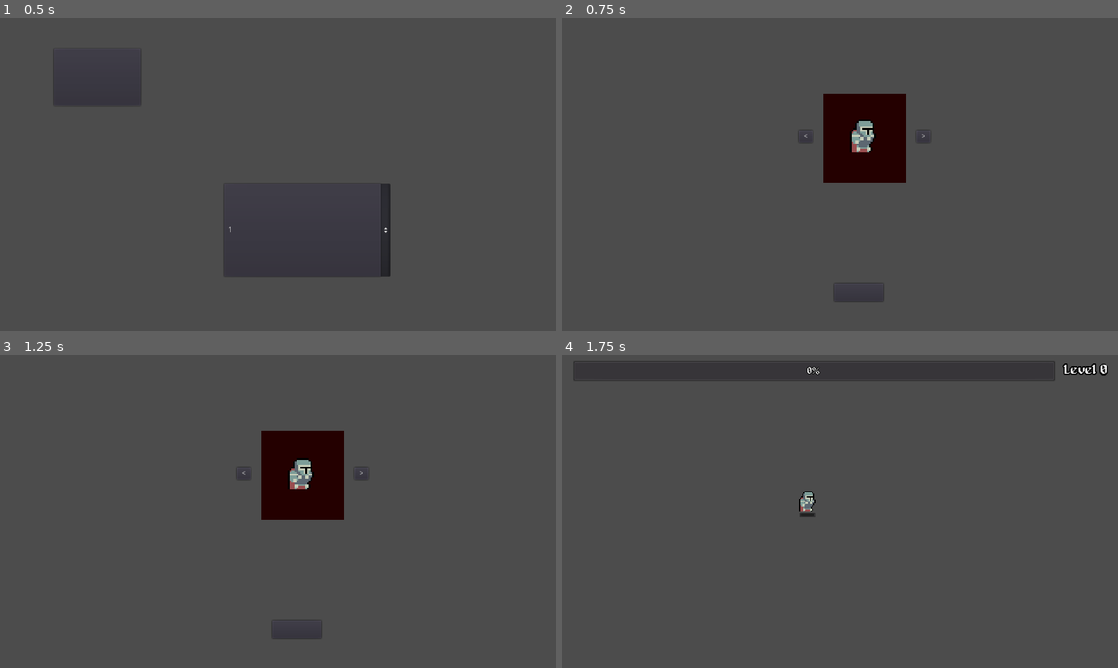
Above: before the commit, frames 1-4 (two rows, left to right).
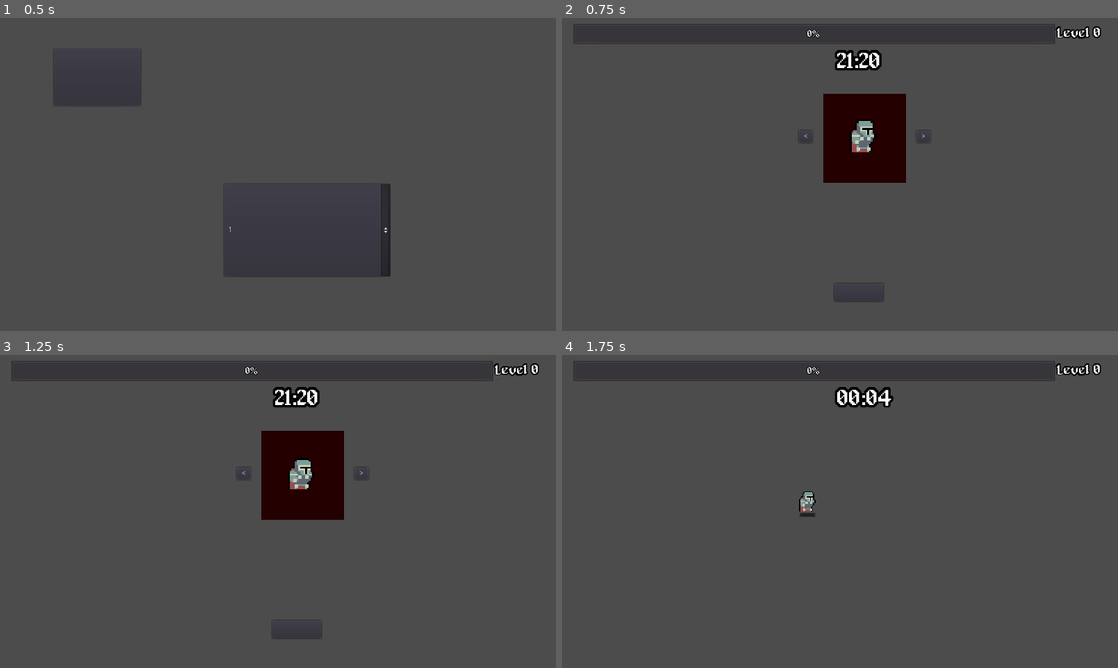
Above: after the commit, the same moments.

Repository: Fleyvera/GoblinHunter
Game: Godot game, scene res://Scenes/Menu.tscn
Two runs of this game, one before a commit and one after it. Both use one fixed random seed, a clock stepped at 60 frames per second and the inputs below. The engine's default icon, where the game draws it, is replaced by a stand-in: a white triangle on a blue panel in a dark square.
Inputs (mouse positions are in pixels of both pictures, inside the frame that each line leads up to):
- Up to frame 1 (0.5 s): no input
- Up to frame 2 (0.75 s): click (662, 77) at 0.5 s
- Up to frame 3 (1.25 s): no input
- Up to frame 4 (1.75 s): click (856, 630) at 1.25 s

Frame 1 is identical in both runs. In frame 2, 1.2% of the frame differs, in the area x 2-97%, y 2-17%; in frame 3, 1.2%; in frame 4, 0.8%.

Commit message:
Add files via upload

Diff:
--- a/Prefabs/BulletsPool.tscn
+++ b/Prefabs/BulletsPool.tscn
@@ -51,6 +51,12 @@
 [node name="AnimatedSprite" type="AnimatedSprite" parent="MagicBall"]
 frames = SubResource( 14 )
 animation = "Idle"
+frame = 1
 playing = true
 
+[node name="DeleteTimer" type="Timer" parent="MagicBall"]
+wait_time = 3.0
+autostart = true
+
 [connection signal="area_entered" from="MagicBall/DamageArea2D" to="MagicBall" method="_on_DamageArea2D_area_entered"]
+[connection signal="timeout" from="MagicBall/DeleteTimer" to="MagicBall" method="_on_DeleteTimer_timeout"]
--- a/Prefabs/CharacterPool.tscn
+++ b/Prefabs/CharacterPool.tscn
@@ -316,7 +316,7 @@
 position = Vector2( 0, -8 )
 frames = SubResource( 10 )
 animation = "Idle"
-frame = 1
+frame = 3
 playing = true
 
 [node name="DmgCDTimer" type="Timer" parent="Wizard"]
--- a/Prefabs/UpgradePool.tscn
+++ b/Prefabs/UpgradePool.tscn
@@ -8,6 +8,7 @@
 [ext_resource path="res://Scripts/Upgrades/LifePotion.gd" type="Script" id=6]
 [ext_resource path="res://Scripts/Upgrades/FangNeckler(damage).gd" type="Script" id=7]
 [ext_resource path="res://Scripts/Upgrades/HarpyFeather(moveSpeed).gd" type="Script" id=8]
+[ext_resource path="res://Scripts/Upgrades/EletricRing(atkSpeed).gd" type="Script" id=9]
 
 [sub_resource type="AtlasTexture" id=1]
 atlas = ExtResource( 1 )
@@ -70,7 +71,7 @@
 scale = Vector2( 3, 3 )
 frames = SubResource( 10 )
 animation = "Idle"
-frame = 7
+frame = 6
 playing = true
 
 [node name="Area2D" type="Area2D" parent="ThunderLord" groups=["Weapon"]]
@@ -173,6 +174,9 @@
 [node name="Harpy Feather" type="Node2D" parent="."]
 script = ExtResource( 8 )
 
+[node name="Eletric Ring" type="Node2D" parent="."]
+script = ExtResource( 9 )
+
 [connection signal="body_entered" from="ThunderLord/Area2D" to="ThunderLord" method="_on_Area2D_body_entered"]
 [connection signal="timeout" from="ThunderLord/Timer" to="ThunderLord" method="_on_Timer_timeout"]
 [connection signal="timeout" from="ThunderLord/TimerStop" to="ThunderLord" method="_on_TimerStop_timeout"]
--- a/Prefabs/UpgradeSelectorPool.tscn
+++ b/Prefabs/UpgradeSelectorPool.tscn
@@ -8,6 +8,7 @@
 [ext_resource path="res://Sprites/Upgrades/Damage.png" type="Texture" id=6]
 [ext_resource path="res://Sprites/Upgrades/LifePotion.png" type="Texture" id=7]
 [ext_resource path="res://Sprites/Upgrades/Feather.png" type="Texture" id=8]
+[ext_resource path="res://icon.png" type="Texture" id=9]
 
 [sub_resource type="DynamicFont" id=11]
 outline_size = 2
@@ -202,3 +203,42 @@
 position = Vector2( 20, 20 )
 texture = ExtResource( 8 )
 region_rect = Rect2( 133.549, 0.854416, 21.0759, 31.3211 )
+
+[node name="ElectricRingSelector" type="Node2D" parent="."]
+scale = Vector2( 3, 3 )
+script = ExtResource( 4 )
+upgrade_name = "Eletric Ring"
+upgrade_num = 5
+
+[node name="Description" type="Label" parent="ElectricRingSelector"]
+margin_left = -52.0
+margin_top = 22.0
+margin_right = 158.0
+margin_bottom = 37.0
+rect_scale = Vector2( 0.5, 0.5 )
+custom_fonts/font = SubResource( 11 )
+text = "Increase your attack speed"
+align = 1
+
+[node name="Title" type="Label" parent="ElectricRingSelector"]
+margin_left = -23.6667
+margin_top = -29.0
+margin_right = 71.3333
+margin_bottom = -14.0
+rect_scale = Vector2( 0.5, 0.5 )
+custom_fonts/font = SubResource( 11 )
+text = "Eletric Ring"
+align = 1
+
+[node name="Panel" type="Panel" parent="ElectricRingSelector"]
+margin_left = -20.0
+margin_top = -20.0
+margin_right = 20.0
+margin_bottom = 20.0
+
+[node name="Icon" type="Sprite" parent="ElectricRingSelector/Panel"]
+modulate = Color( 1, 0.968627, 0, 1 )
+position = Vector2( 20, 20 )
+scale = Vector2( 0.5, 0.5 )
+texture = ExtResource( 9 )
+region_rect = Rect2( 133.549, 0.854416, 21.0759, 31.3211 )
--- a/Prefabs/XpSystem.tscn
+++ b/Prefabs/XpSystem.tscn
@@ -35,7 +35,6 @@
 [node name="CanvasLayer" type="CanvasLayer" parent="."]
 
 [node name="Layer" type="Node2D" parent="CanvasLayer"]
-visible = false
 
 [node name="ProgressBar" type="ProgressBar" parent="CanvasLayer/Layer"]
 margin_left = 19.0
@@ -45,9 +44,9 @@
 custom_fonts/font = SubResource( 4 )
 
 [node name="Label" type="Label" parent="CanvasLayer/Layer"]
-margin_left = 867.0
+margin_left = 855.0
 margin_top = 15.0
-margin_right = 962.0
+margin_right = 950.0
 margin_bottom = 39.0
 custom_fonts/font = SubResource( 1 )
 text = "Level 0"
--- a/Scenes/Game.tscn
+++ b/Scenes/Game.tscn
@@ -1,10 +1,18 @@
-[gd_scene load_steps=6 format=2]
+[gd_scene load_steps=9 format=2]
 
 [ext_resource path="res://Scenes/Character Selector.tscn" type="PackedScene" id=1]
 [ext_resource path="res://Scripts/Players.gd" type="Script" id=2]
 [ext_resource path="res://Scripts/CameraController.gd" type="Script" id=3]
 [ext_resource path="res://Scripts/EnemySpawner.gd" type="Script" id=4]
 [ext_resource path="res://icon.png" type="Texture" id=5]
+[ext_resource path="res://Scripts/Timer.gd" type="Script" id=6]
+[ext_resource path="res://Fonts/alagard.ttf" type="DynamicFontData" id=7]
+
+[sub_resource type="DynamicFont" id=1]
+size = 40
+outline_size = 4
+outline_color = Color( 0, 0, 0, 1 )
+font_data = ExtResource( 7 )
 
 [node name="Game" type="Node2D"]
 pause_mode = 1
@@ -56,7 +64,23 @@
 
 [node name="CanvasLayer" type="CanvasLayer" parent="."]
 
+[node name="Timer" type="Node2D" parent="CanvasLayer"]
+position = Vector2( 475, 57 )
+script = ExtResource( 6 )
+
+[node name="Timer" type="Timer" parent="CanvasLayer/Timer"]
+wait_time = 0.1
+autostart = true
+
+[node name="Label" type="Label" parent="CanvasLayer/Timer"]
+margin_right = 40.0
+margin_bottom = 14.0
+custom_fonts/font = SubResource( 1 )
+text = "21:20"
+align = 1
+
 [node name="Character Selector" parent="CanvasLayer" instance=ExtResource( 1 )]
 
 [connection signal="timeout" from="EnemySpawner/EnemyTimer" to="EnemySpawner" method="_on_EnemyTimer_timeout"]
 [connection signal="timeout" from="EnemySpawner/ScaleTimer" to="EnemySpawner" method="_on_ScaleTimer_timeout"]
+[connection signal="timeout" from="CanvasLayer/Timer/Timer" to="CanvasLayer/Timer" method="_on_Timer_timeout"]
--- a/Scripts/BigSword.gd
+++ b/Scripts/BigSword.gd
@@ -16,9 +16,23 @@
 	pass
 
 
+func LimitSystem():
+
+	$Timer.wait_time = speed
+
+	if speed <= 0.7:
+		speed = 0.7
+
+	print(speed)
+
+	pass
+
 
 func _process(delta):
 
+
+
+	LimitSystem()
 
 	attack()
 	pass
--- a/Scripts/EnemySpawner.gd
+++ b/Scripts/EnemySpawner.gd
@@ -72,7 +72,7 @@
 
 
 	time -= 0.2
-	if time <= 0.2:
+	if time <= 0.1:
 		time = 0.8
 
 
--- a/Scripts/MagicBall.gd
+++ b/Scripts/MagicBall.gd
@@ -33,3 +33,11 @@
 		queue_free()
 
 	pass
+
+
+func _on_DeleteTimer_timeout():
+
+
+	queue_free()
+
+	pass
--- /dev/null
+++ b/Scripts/Timer.gd
@@ -0,0 +1,42 @@
+extends Node2D
+
+var secs = 0
+
+var mins = 0
+
+func _ready():
+	pass
+
+
+
+func _process(delta):
+
+	TimerSystem()
+
+	pass
+
+
+func _on_Timer_timeout():
+
+	secs += 1
+
+	pass
+
+func TimerSystem():
+
+	if secs < 10 and mins < 10:
+		$Label.set_text("0" + str(mins)  + ":0" + str(secs))
+	elif secs < 10 and mins >= 10:
+		$Label.set_text(str(mins)  + ":0" + str(secs))
+	elif secs >= 10 and mins < 10:
+		$Label.set_text("0" + str(mins)  + ":" + str(secs))
+	elif secs >= 10 and mins >= 10:
+		$Label.set_text(str(mins)  + ":" + str(secs))
+
+
+	if secs > 59:
+		secs = 0
+		mins += 1
+
+
+	pass
--- a/Scripts/UpgradeSelector.gd
+++ b/Scripts/UpgradeSelector.gd
@@ -2,7 +2,7 @@
 
 var upSelectorPool = preload("res://Prefabs/UpgradeSelectorPool.tscn")
 
-var upSelecQuantity = 4  #5 upgrades ja que o array conta o 0
+var upSelecQuantity = 5  #6 upgrades ja que o array conta o 0
 
 var selected = 1
 
@@ -117,8 +117,16 @@
 
 	var Up2 = upgradesSelector_num
 
-#	if Up2 == Up1:
-#		Up2+=1
+	#Garante que os upgrades n sejam iguais
+	if Up2 == Up1:
+		#se cair um numero repetido menor q o maximo sortei pra cima um numero entre 0 e o maximo menos oq caiu
+		if Up1 < upSelecQuantity:
+			Up2+= rng.randi_range(0 , upSelecQuantity - Up1)
+		elif Up1 == upSelecQuantity:
+			Up2 -= rng.randi_range(0 , upSelecQuantity - 1)
+
+	print(Up1)
+	print(Up2)
 
 
 	upgradeSelector = nUpSelectorPool.spawnUpgradeSelector(Up2)
@@ -130,10 +138,28 @@
 
 	var Up3 = upgradesSelector_num
 
-#	if Up3 == Up1 or Up3 == Up1:
-#		Up3+=1
-#	if Up3 == Up1 or Up3 == Up1:
-#		Up3+=1
+	#dois ifs para garantir que os upgrades n se repitao, mesma logica de cima
+	if Up3 == Up1 or Up3 == Up2:
+		if Up3 == Up1 and Up1 < upSelecQuantity:
+			Up3+=1
+		if Up3 == Up1 and Up1 == upSelecQuantity:
+			Up3-=1
+
+		if Up3 == Up2 and Up2 < upSelecQuantity:
+			Up3+=1
+		if Up3 == Up2 and Up2 == upSelecQuantity:
+			Up3-=1
+
+	if Up3 == Up1 or Up3 == Up2:
+		if Up3 == Up1 and Up1 < upSelecQuantity:
+			Up3+=1
+		if Up3 == Up1 and Up1 == upSelecQuantity:
+			Up3-=1
+
+		if Up3 == Up2 and Up2 < upSelecQuantity:
+			Up3+=1
+		if Up3 == Up2 and Up2 == upSelecQuantity:
+			Up3-=1
 
 	upgradeSelector = nUpSelectorPool.spawnUpgradeSelector(Up3)
 
--- /dev/null
+++ b/Scripts/Upgrades/EletricRing(atkSpeed).gd
@@ -0,0 +1,56 @@
+extends Node2D
+
+
+var weapon
+
+var level = 0
+
+var leveling = 0
+
+var spdPrcnt
+
+var percentage = 20
+
+
+func _ready():
+
+	weapon = get_parent().get_parent().get_node("Weapon").get_child(0)
+
+	if weapon.name == "Wand":
+		spdPrcnt = (weapon.speed / 100) * percentage
+		weapon.speed += spdPrcnt
+
+	if weapon.name == "BigSword":
+			spdPrcnt = (weapon.speed / 100) * percentage
+			weapon.speed -= spdPrcnt
+
+
+	pass
+
+
+
+func _process(delta):
+
+	LevelingUpgrade()
+
+	pass
+
+
+func LevelingUpgrade():
+
+
+
+	if leveling != level:
+
+		if weapon.name == "Wand":
+			spdPrcnt = (weapon.speed / 100) * percentage
+			weapon.speed += spdPrcnt
+
+		if weapon.name == "BigSword":
+			spdPrcnt = (weapon.speed / 100) * percentage
+			weapon.speed -= spdPrcnt
+
+
+		leveling = level
+
+	pass
--- a/Scripts/Wand.gd
+++ b/Scripts/Wand.gd
@@ -5,11 +5,11 @@
 var inGame = false
 
 
-
+var shotSpeed = 150
 
 var damage = 10.0
 
-var speed = 150.0
+var speed = 0.04
 
 
 
@@ -29,7 +29,7 @@
 		attacking = true
 
 	if attacking == false:
-		mana += delta
+		mana += speed
 
 
 	$ProgressBar.max_value = 5
@@ -87,8 +87,8 @@
 
 	bullet.damage = damage
 
-	bullet.speed = speed
+	bullet.speed = shotSpeed
 
 	get_parent().get_parent().get_parent().call_deferred("add_child", bullet)
 
-	mana -= 0.2
+	mana -= 0.5
--- a/Scripts/XpSystem.gd
+++ b/Scripts/XpSystem.gd
@@ -4,9 +4,9 @@
 
 var xp = 0
 
-var xpTarget = 100.0
+var xpTarget = 5.0
 
-var percentage = 10.0
+var percentage = 0.0
 
 
 var inGame = false
@@ -77,7 +77,7 @@
 	$CanvasLayer/Layer/ProgressBar.value = xp
 	$CanvasLayer/Layer/Label.set_text("Level " + str(level))
 
-	print(xpTarget)
+
 
 	if xp >= xpTarget:
 
Not shown: 1 places in Prefabs/UpgradePool.tscn that only renumber resources
Not shown: 1 places in Prefabs/UpgradeSelectorPool.tscn that only renumber resources
